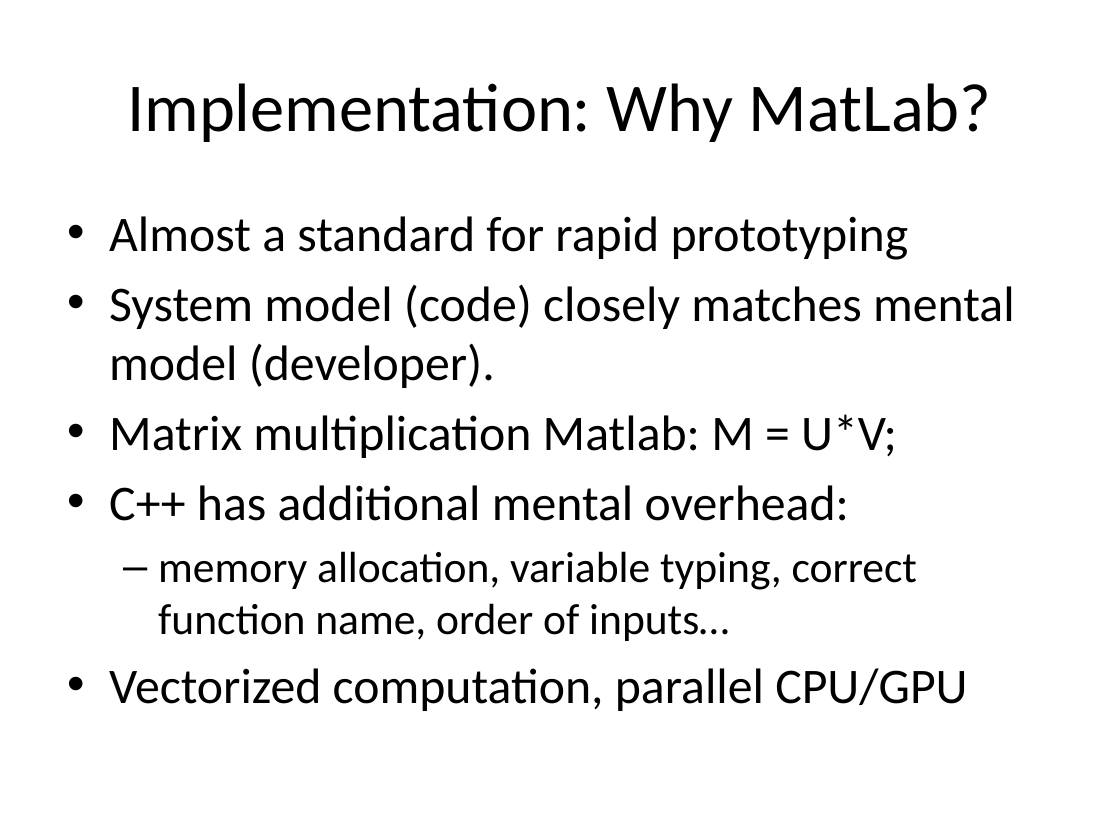
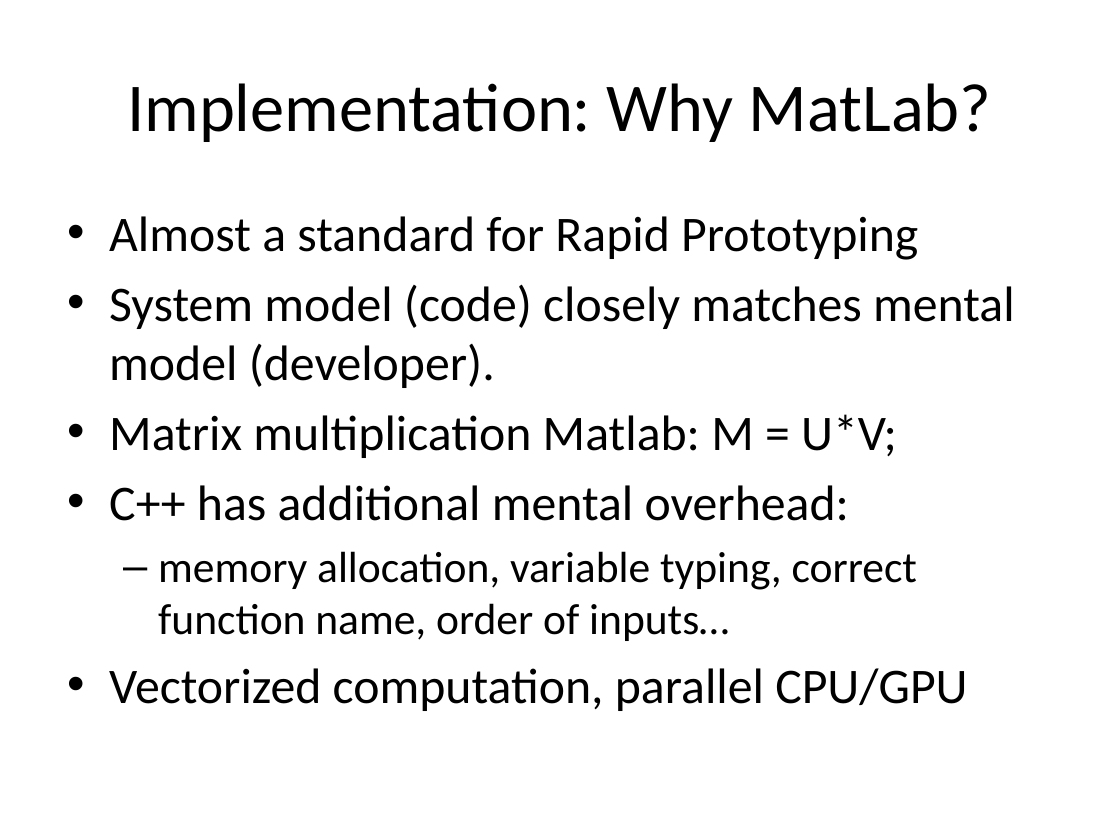
Before and after one commit to jamestklo/MatrixFactorizationMatlab, a slide deck: slide 24 of cs534L-SAGmf.pptx (slide 19 before the commit). Drawn at 1120x840 pixels with LibreOffice and Linux fonts; fonts in the diff are those of the drawing. Boxes give left, top, right and bottom in pixels: in the first picture for what was removed or moved away, otherwise in the second. Text is boxed around its words. In the diff, an @@ line names an element or a change of style, - is before the commit and + after.

```diff
--- a/cs534L-SAGmf.pptx
+++ b/cs534L-SAGmf.pptx
@@ text at [109,216,918,260]: text changed @@
-• Almost a standard for rapid prototyping
+• Almost a standard for Rapid Prototyping
```
Also in this commit, not shown: 10 other slides changed, 6 slides added.
